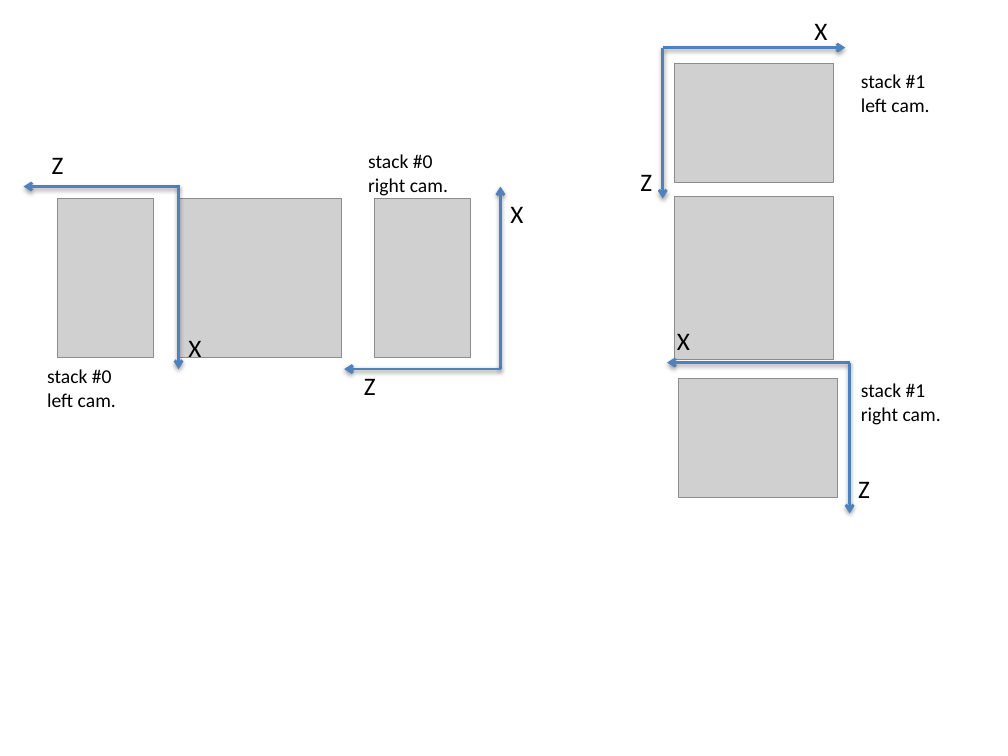
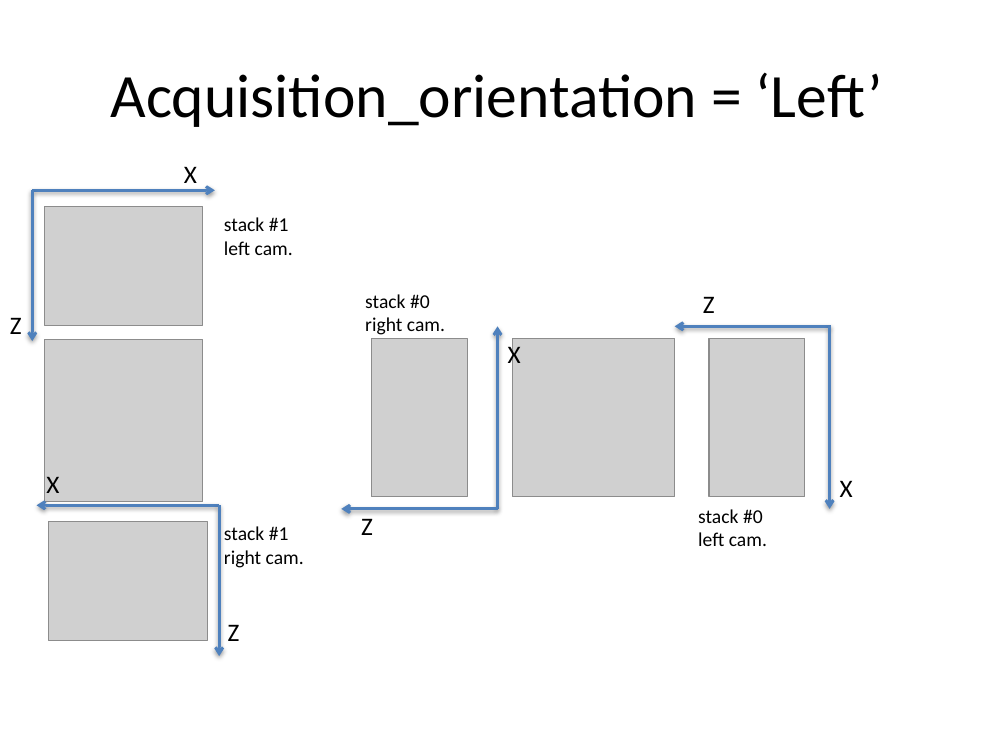
Before and after one commit to gcerutti/astec, a slide deck: slide 2 of documentation/figures/figures-fusion.pptx. Drawn at 1008x756 pixels with LibreOffice and Linux fonts; fonts in the diff are those of the drawing; grey boxes stand for pictures. Boxes give left, top, right and bottom in pixels: in the first picture for what was removed or moved away, otherwise in the second. Text is boxed around its words. In the diff, an @@ line names an element or a change of style, - is before the commit and + after.

```diff
--- a/documentation/figures/figures-fusion.pptx
+++ b/documentation/figures/figures-fusion.pptx
@@ title added at bbox=[110, 72, 883, 127], 44 pt, text #000000 @@
+Acquisition_orientation = ‘Left’
@@ text "X": place and size @@
-text "X" at bbox=[188, 341, 201, 363]
+text "X" at bbox=[184, 166, 197, 190]
@@ arrow moved from (23, 186) - (180, 186) to (32, 191) - (215, 191) @@
@@ arrow (32, 191) - (215, 191): arrowheads changed @@
@@ arrow moved from (178, 369) - (178, 186) to (32, 191) - (32, 341) @@
@@ arrow (32, 191) - (32, 341): arrowheads changed @@
@@ picture: place and size @@
-picture at bbox=[674, 64, 833, 182]
+picture at bbox=[44, 207, 203, 326]
@@ text "stack #1": place and size @@
-text "stack #1" at bbox=[861, 74, 929, 112]
+text "stack #1" at bbox=[224, 217, 293, 255]
@@ text "Z": place and size @@
-text "Z" at bbox=[640, 174, 652, 191]
+text "Z" at bbox=[703, 296, 715, 313]
@@ text "Z": place and size @@
-text "Z" at bbox=[52, 157, 64, 174]
+text "Z" at bbox=[10, 317, 22, 334]
@@ arrow moved from (667, 363) - (850, 363) to (674, 327) - (831, 327) @@
@@ arrow moved from (850, 363) - (850, 513) to (830, 509) - (830, 327) @@
@@ arrow (830, 509) - (830, 327): arrowheads changed @@
@@ picture at bbox=[44, 339, 203, 501]: rotation 0 to 270 degrees @@
@@ text "X" rewrapped from bbox=[677, 334, 690, 350] to bbox=[508, 342, 521, 369] @@
@@ picture at bbox=[512, 339, 674, 497]: rotation 270 to 0 degrees @@
@@ picture: place and size @@
-picture at bbox=[58, 199, 154, 357]
+picture at bbox=[709, 339, 804, 497]
@@ text "X": place and size @@
-text "X" at bbox=[510, 206, 523, 223]
+text "X" at bbox=[46, 477, 59, 493]
@@ text "X" rewrapped from bbox=[814, 23, 827, 47] to bbox=[840, 480, 853, 497] @@
@@ arrow moved from (662, 47) - (846, 47) to (36, 505) - (219, 505) @@
@@ arrow (36, 505) - (219, 505): arrowheads changed @@
@@ arrow moved from (662, 47) - (662, 199) to (219, 505) - (219, 656) @@
@@ 2 arrows, 1 picture, 1 text: place and size @@
-2 arrows, 1 picture, 1 text at bbox=[344, 154, 501, 369]
+2 arrows, 1 picture, 1 text at bbox=[342, 294, 498, 509]
@@ text "Z": place and size @@
-text "Z" at bbox=[364, 378, 376, 395]
+text "Z" at bbox=[361, 518, 373, 535]
@@ text "stack #0": place and size @@
-text "stack #0" at bbox=[47, 369, 116, 407]
+text "stack #0" at bbox=[698, 509, 767, 546]
@@ picture: place and size @@
-picture at bbox=[679, 379, 838, 498]
+picture at bbox=[48, 521, 207, 640]
@@ text "stack #1": place and size @@
-text "stack #1" at bbox=[861, 383, 941, 425]
+text "stack #1" at bbox=[224, 526, 304, 568]
@@ text "Z": place and size @@
-text "Z" at bbox=[858, 481, 870, 498]
+text "Z" at bbox=[228, 624, 240, 641]
```
Also in this commit, not shown: 4 other slides changed, 8 other files.
